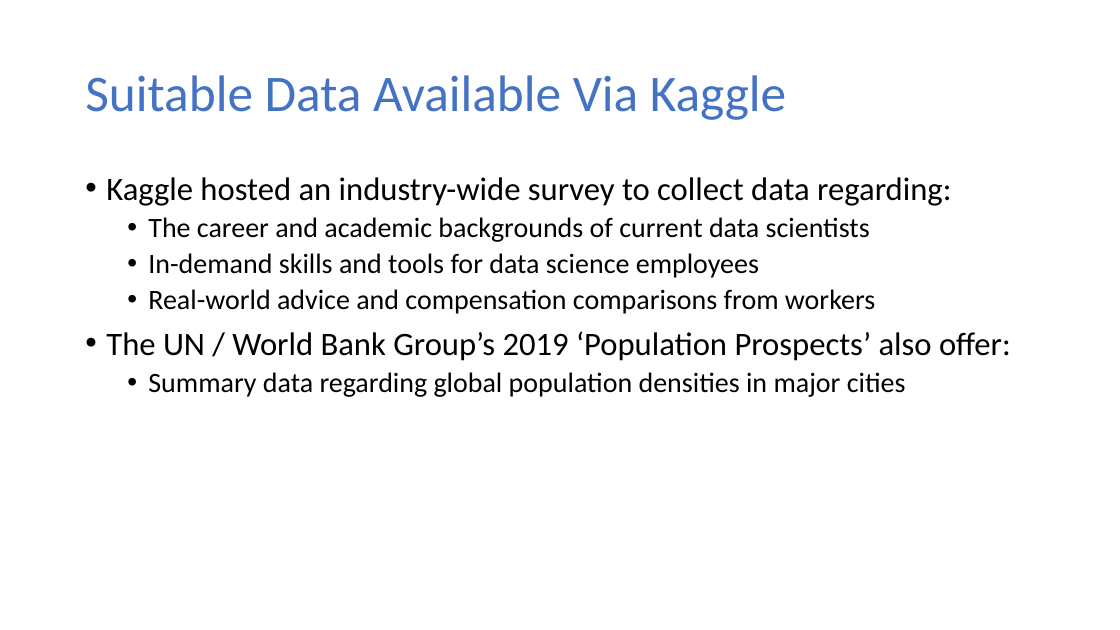
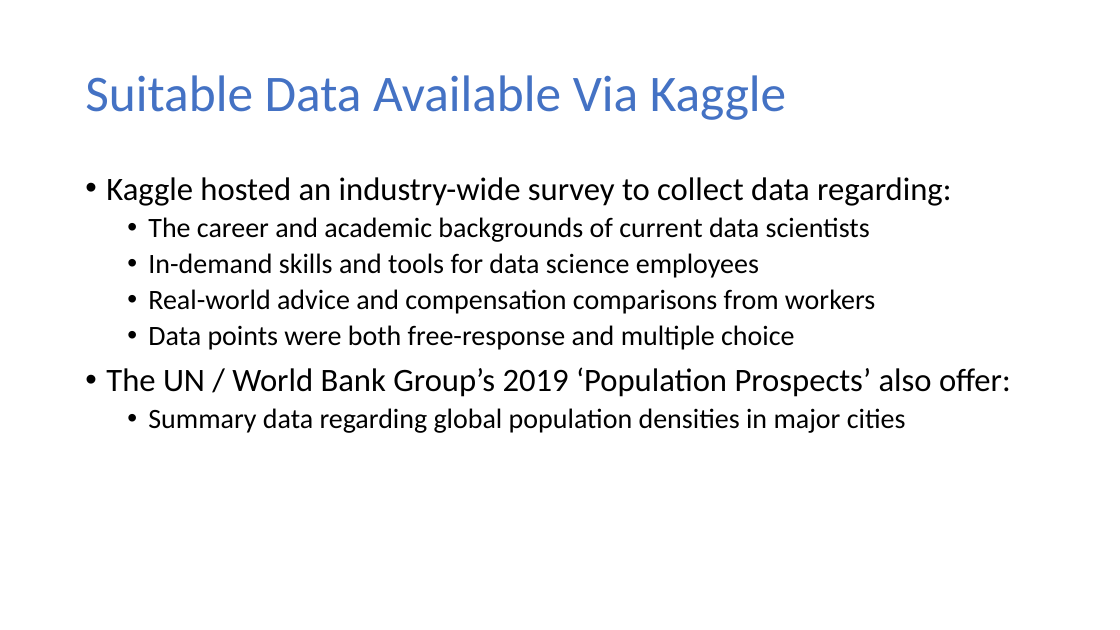
Before and after one commit to MatthewCodes/557_Final_Project, a slide deck: slide 3 of Presentation/Final Presentation.pptx. Drawn at 1120x630 pixels with LibreOffice and Linux fonts; fonts in the diff are those of the drawing. Boxes give left, top, right and bottom in pixels: in the first picture for what was removed or moved away, otherwise in the second. Text is boxed around its words. In the diff, an @@ line names an element or a change of style, - is before the commit and + after.

```diff
--- a/Presentation/Final Presentation.pptx
+++ b/Presentation/Final Presentation.pptx
@@ text at [148, 325, 794, 350]: paragraph added @@
+  • Data points were both free-response and multiple choice
```
Also in this commit, not shown: 4 other slides changed, 1 other file.
